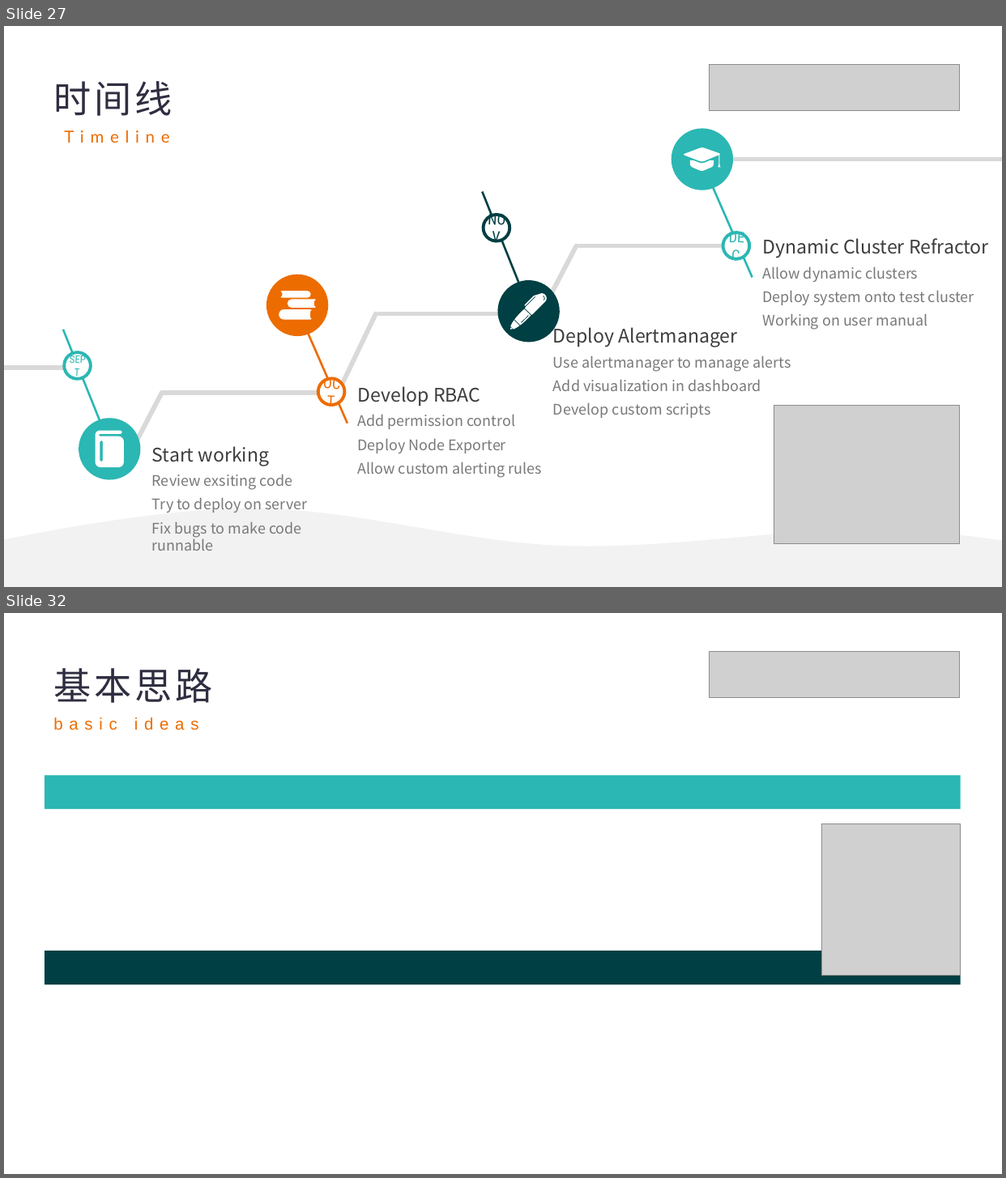
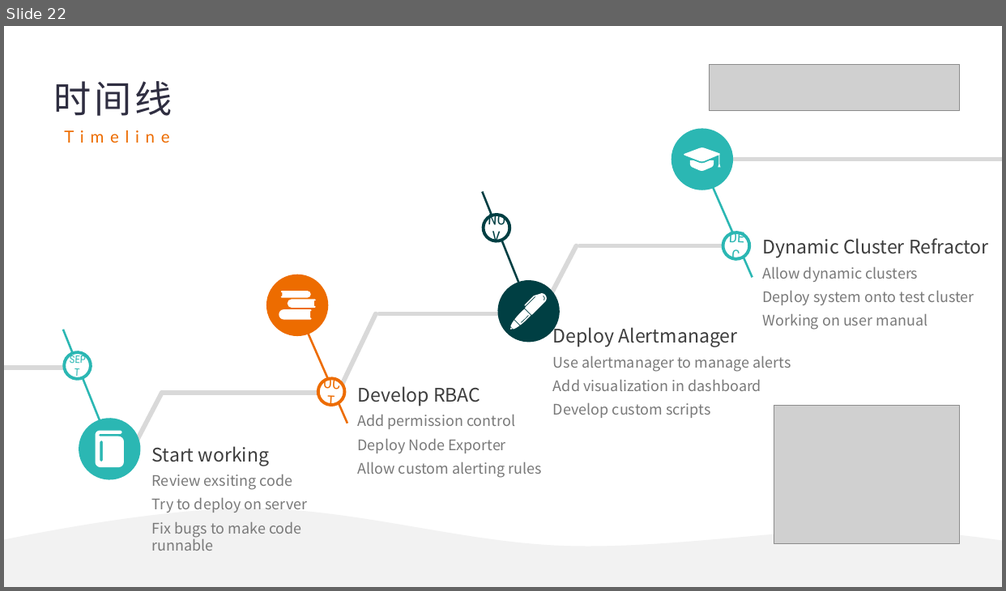
Before and after one commit to similar2/HPCAlertSystem, a slide deck: docs/HPC Monitor System Development.pptx. Shown one above the other, each under a label of ours: slides 27 and 32 before the commit, slide 22 after it; the slides between them are not shown. The pictures are 1006x1178 and 1006x591 pixels, drawn with LibreOffice and Linux fonts; fonts in the diff are those of the drawing; grey boxes stand for pictures. Boxes give left, top, right and bottom in pixels: in the first picture for what was removed or moved away, otherwise in the second. Text is boxed around its words. In the diff, an @@ line names an element or a change of style, - is before the commit and + after.

```diff
--- a/docs/HPC Monitor System Development.pptx
+++ b/docs/HPC Monitor System Development.pptx
@@ slide 32 removed at [4, 613, 1002, 1174], background #FFFFFF @@
@@ picture removed at [710, 651, 960, 697] @@
@@ text removed at [53, 668, 212, 730] @@
-基本思路
-basic ideas
@@ rectangle removed at [44, 776, 961, 809] @@
@@ picture removed at [821, 824, 960, 975] @@
@@ rectangle removed at [44, 952, 961, 985] @@
@@ what was slide 27 is now slide 22 @@
```
Also in this commit, not shown: 15 slides changed, 2 slides added, 18 other slides removed.
